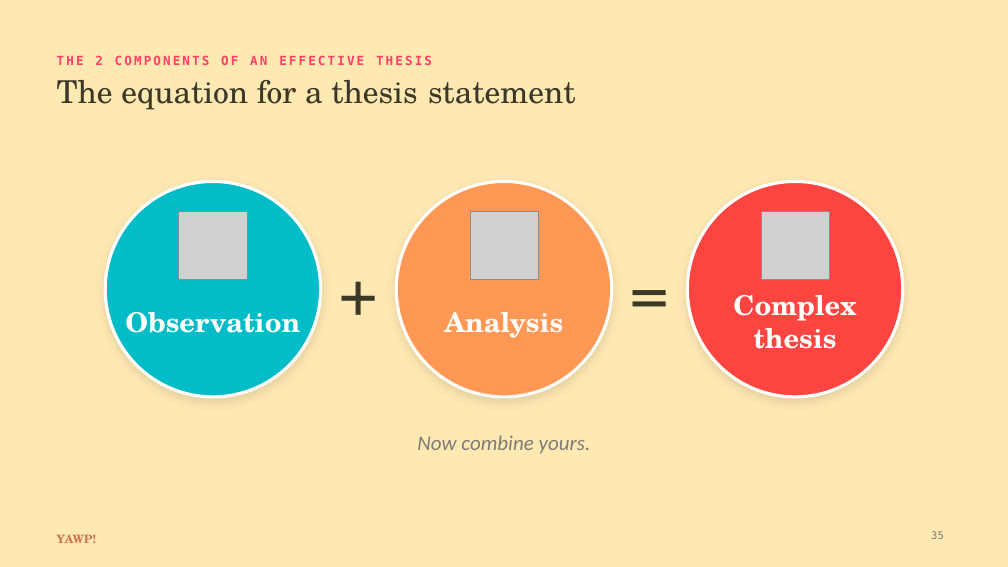
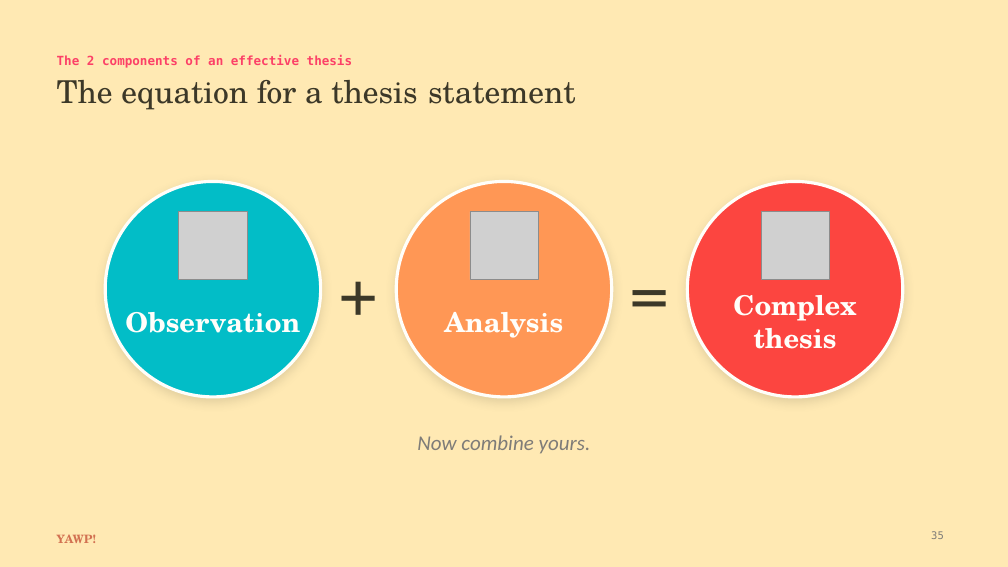
Before and after one commit to The-Connell-School/yawp, a slide deck: slide 35 of services/web-app/resources/thesis-essay-decks/lesson-3-thesis-statement.pptx. Drawn at 1008x567 pixels with LibreOffice and Linux fonts; fonts in the diff are those of the drawing; grey boxes stand for pictures. Boxes give left, top, right and bottom in pixels: in the first picture for what was removed or moved away, otherwise in the second. Text is boxed around its words. In the diff, an @@ line names an element or a change of style, - is before the commit and + after.

```diff
--- a/services/web-app/resources/thesis-essay-decks/lesson-3-thesis-statement.pptx
+++ b/services/web-app/resources/thesis-essay-decks/lesson-3-thesis-statement.pptx
@@ text at (x1=57, y1=55, x2=352, y2=68): text changed @@
-THE 2 COMPONENTS OF AN EFFECTIVE THESIS
+The 2 components of an effective thesis
```
Also in this commit, not shown: 42 other slides changed, 25 other files.
